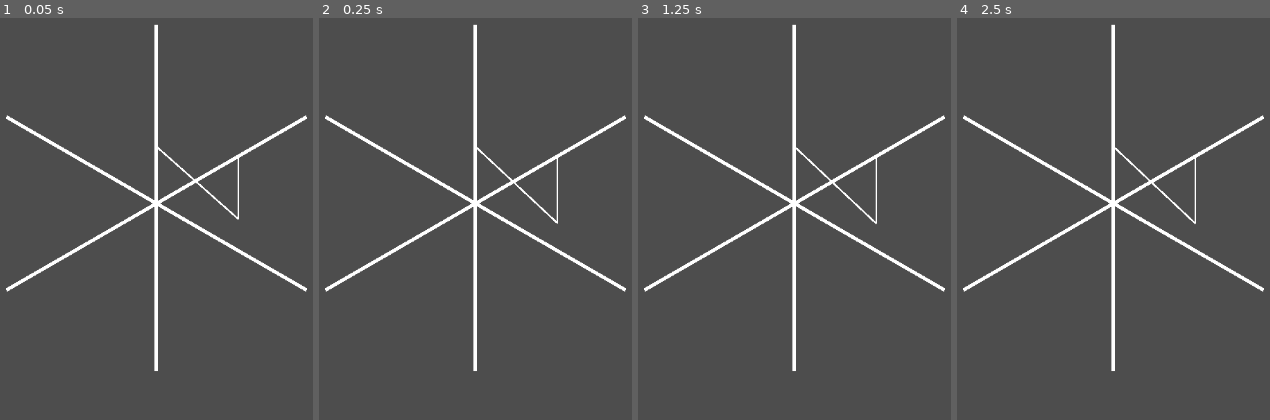
Above: before the commit, frames 1-4 (left to right).
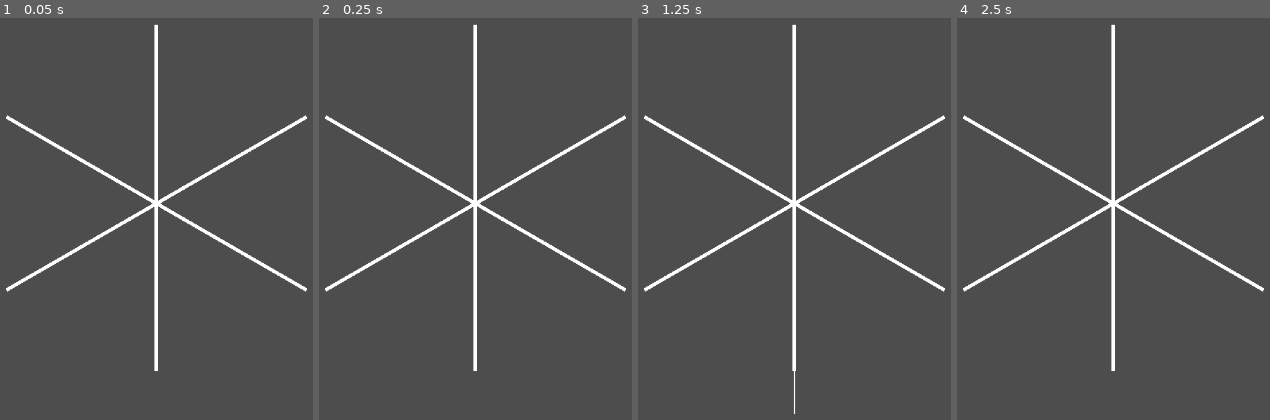
Above: after the commit, the same moments.

Repository: Ofir160/Itsy-Bitsy-Spider-Repository
Game: Godot game, scene res://Scenes/level_1.tscn
Same seed, same stepped clock (60 frames per second), same inputs: the game is played once before the commit and once after it.
Inputs:
- Up to frame 1 (0.05 s): no input
- Up to frame 2 (0.25 s): no input
- Up to frame 3 (1.25 s): no input
- Up to frame 4 (2.5 s): tap Enter at 2 s

The runs differ from the first frame. In frame 1, 0.3% of the frame differs, in the area x 50-77%, y 31-51%; in frame 2, 0.3%; in frame 3, 0.3%, in the area x 49-77%, y 32-99%; in frame 4, 0.3%.

Commit message:
Fixed the strings

Diff:
--- a/Scenes/level_1.tscn
+++ b/Scenes/level_1.tscn
@@ -1,11 +1,7 @@
-[gd_scene load_steps=5 format=3 uid="uid://d2smjd2mabxsc"]
+[gd_scene load_steps=3 format=3 uid="uid://d2smjd2mabxsc"]
 
 [ext_resource type="PackedScene" uid="uid://do3ooc0q0aq8m" path="res://Scenes/frame_thread.tscn" id="1_vk57k"]
 [ext_resource type="PackedScene" uid="uid://dcj0iui4jilgj" path="res://Scenes/thread.tscn" id="2_8ffim"]
-
-[sub_resource type="CircleShape2D" id="CircleShape2D_8ffim"]
-
-[sub_resource type="CircleShape2D" id="CircleShape2D_xfk5q"]
 
 [node name="Level 1" type="Node2D"]
 
@@ -27,18 +23,4 @@
 rotation = 2.0944
 points = PackedVector2Array(0, -250, 0, 250)
 
-[node name="StaticBody2D" type="StaticBody2D" parent="."]
-position = Vector2(118, -68)
-
-[node name="CollisionShape2D" type="CollisionShape2D" parent="StaticBody2D"]
-shape = SubResource("CircleShape2D_8ffim")
-
-[node name="StaticBody2D2" type="StaticBody2D" parent="."]
-position = Vector2(-1, -83)
-
-[node name="CollisionShape2D" type="CollisionShape2D" parent="StaticBody2D2"]
-shape = SubResource("CircleShape2D_xfk5q")
-
-[node name="thread" parent="." node_paths=PackedStringArray("NodeA", "NodeB") instance=ExtResource("2_8ffim")]
-NodeA = NodePath("../StaticBody2D")
-NodeB = NodePath("../StaticBody2D2")
+[node name="thread" parent="." instance=ExtResource("2_8ffim")]
--- a/Scenes/thread.tscn
+++ b/Scenes/thread.tscn
@@ -1,112 +1,125 @@
-[gd_scene load_steps=3 format=3 uid="uid://dcj0iui4jilgj"]
+[gd_scene load_steps=4 format=3 uid="uid://dcj0iui4jilgj"]
 
 [ext_resource type="Script" uid="uid://ecqo8o74xdty" path="res://Scripts/thread.gd" id="1_kjoau"]
 [ext_resource type="PackedScene" uid="uid://c6id13qu7pjt5" path="res://Scenes/thread_segment.tscn" id="2_jmrop"]
 
+[sub_resource type="CircleShape2D" id="CircleShape2D_jmrop"]
+
 [node name="thread" type="Line2D" node_paths=PackedStringArray("physics_bodies")]
-points = PackedVector2Array(0, 0, 0, 0, 0, 0, 0, 0, 0, 0, 0, 0, 0, 0, 0, 0, 0, 0, 0, 0, 0, 0, 0, 0)
+points = PackedVector2Array(0, 0, 0, 0, 0, 0, 0, 0, 0, 0, 0, 0, 0, 0, 0, 0, 0, 0, 0, 0, 0, 0)
 width = 2.5
 script = ExtResource("1_kjoau")
-physics_bodies = [NodePath("ThreadSegment"), NodePath("ThreadSegment2"), NodePath("ThreadSegment3"), NodePath("ThreadSegment4"), NodePath("ThreadSegment5"), NodePath("ThreadSegment6"), NodePath("ThreadSegment7"), NodePath("ThreadSegment8"), NodePath("ThreadSegment9"), NodePath("ThreadSegment10")]
+physics_bodies = [NodePath("NodeA"), NodePath("ThreadSegment"), NodePath("ThreadSegment2"), NodePath("ThreadSegment3"), NodePath("ThreadSegment4"), NodePath("ThreadSegment5"), NodePath("ThreadSegment6"), NodePath("ThreadSegment7"), NodePath("ThreadSegment8"), NodePath("ThreadSegment9"), NodePath("NodeB")]
+
+[node name="NodeA" type="StaticBody2D" parent="."]
+
+[node name="CollisionShape2D" type="CollisionShape2D" parent="NodeA"]
+shape = SubResource("CircleShape2D_jmrop")
+
+[node name="NodeB" type="StaticBody2D" parent="."]
+position = Vector2(0, 100)
+
+[node name="CollisionShape2D" type="CollisionShape2D" parent="NodeB"]
+shape = SubResource("CircleShape2D_jmrop")
 
 [node name="ThreadSegment" parent="." instance=ExtResource("2_jmrop")]
+position = Vector2(0, 10)
 collision_mask = 0
 
 [node name="ThreadSegment2" parent="." instance=ExtResource("2_jmrop")]
-position = Vector2(0, 10)
+position = Vector2(0, 20)
 collision_mask = 0
 
 [node name="ThreadSegment3" parent="." instance=ExtResource("2_jmrop")]
-position = Vector2(0, 20)
+position = Vector2(0, 30)
 collision_mask = 0
 
 [node name="ThreadSegment4" parent="." instance=ExtResource("2_jmrop")]
-position = Vector2(0, 30)
+position = Vector2(0, 40)
 collision_mask = 0
 
 [node name="ThreadSegment5" parent="." instance=ExtResource("2_jmrop")]
-position = Vector2(0, 40)
+position = Vector2(0, 50)
 collision_mask = 0
 
 [node name="ThreadSegment6" parent="." instance=ExtResource("2_jmrop")]
-position = Vector2(0, 50)
+position = Vector2(0, 60)
 collision_mask = 0
 
 [node name="ThreadSegment7" parent="." instance=ExtResource("2_jmrop")]
-position = Vector2(0, 60)
+position = Vector2(0, 70)
 collision_mask = 0
 
 [node name="ThreadSegment8" parent="." instance=ExtResource("2_jmrop")]
-position = Vector2(0, 70)
+position = Vector2(0, 80)
 collision_mask = 0
 
 [node name="ThreadSegment9" parent="." instance=ExtResource("2_jmrop")]
-position = Vector2(0, 80)
-collision_mask = 0
-
-[node name="ThreadSegment10" parent="." instance=ExtResource("2_jmrop")]
 position = Vector2(0, 90)
 collision_mask = 0
 
 [node name="PinJoint2D" type="PinJoint2D" parent="."]
+position = Vector2(0, 5)
+node_a = NodePath("../NodeA")
 node_b = NodePath("../ThreadSegment")
-softness = 1.0
+softness = 10.0
 
 [node name="PinJoint2D2" type="PinJoint2D" parent="."]
-position = Vector2(0, 10)
+position = Vector2(0, 15)
 node_a = NodePath("../ThreadSegment")
 node_b = NodePath("../ThreadSegment2")
-softness = 1.0
+softness = 10.0
 
 [node name="PinJoint2D3" type="PinJoint2D" parent="."]
-position = Vector2(0, 20)
+position = Vector2(0, 25)
 node_a = NodePath("../ThreadSegment2")
 node_b = NodePath("../ThreadSegment3")
-softness = 1.0
+softness = 10.0
 
 [node name="PinJoint2D4" type="PinJoint2D" parent="."]
-position = Vector2(0, 30)
+position = Vector2(0, 35)
 node_a = NodePath("../ThreadSegment3")
 node_b = NodePath("../ThreadSegment4")
-softness = 1.0
+softness = 10.0
 
 [node name="PinJoint2D5" type="PinJoint2D" parent="."]
-position = Vector2(0, 40)
+position = Vector2(0, 45)
 node_a = NodePath("../ThreadSegment4")
 node_b = NodePath("../ThreadSegment5")
-softness = 1.0
+softness = 10.0
 
 [node name="PinJoint2D6" type="PinJoint2D" parent="."]
-position = Vector2(0, 50)
+position = Vector2(0, 55)
 node_a = NodePath("../ThreadSegment5")
 node_b = NodePath("../ThreadSegment6")
-softness = 1.0
+softness = 10.0
 
 [node name="PinJoint2D7" type="PinJoint2D" parent="."]
-position = Vector2(0, 60)
+position = Vector2(0, 65)
 node_a = NodePath("../ThreadSegment6")
 node_b = NodePath("../ThreadSegment7")
-softness = 1.0
+softness = 10.0
 
 [node name="PinJoint2D8" type="PinJoint2D" parent="."]
-position = Vector2(0, 70)
+position = Vector2(0, 75)
 node_a = NodePath("../ThreadSegment7")
 node_b = NodePath("../ThreadSegment8")
-softness = 1.0
+softness = 10.0
 
 [node name="PinJoint2D9" type="PinJoint2D" parent="."]
-position = Vector2(0, 80)
+position = Vector2(0, 85)
 node_a = NodePath("../ThreadSegment8")
 node_b = NodePath("../ThreadSegment9")
-softness = 1.0
+softness = 10.0
 
 [node name="PinJoint2D10" type="PinJoint2D" parent="."]
-position = Vector2(0, 90)
+position = Vector2(0, 95)
 node_a = NodePath("../ThreadSegment9")
-node_b = NodePath("../ThreadSegment10")
-softness = 1.0
+node_b = NodePath("../NodeB")
+softness = 10.0
 
 [node name="PinJoint2D11" type="PinJoint2D" parent="."]
 position = Vector2(0, 100)
-node_a = NodePath("../ThreadSegment10")
-softness = 1.0
+node_a = NodePath("../ThreadSegment9")
+node_b = NodePath("../NodeB")
+softness = 10.0
--- a/Scripts/thread.gd
+++ b/Scripts/thread.gd
@@ -1,29 +1,12 @@
 extends Line2D
 
-@export var NodeA : PhysicsBody2D
-@export var NodeB : PhysicsBody2D
-
-@onready var thread_segment: RigidBody2D = $ThreadSegment
-@onready var thread_segment_10: RigidBody2D = $ThreadSegment10
-
-@onready var pin_joint_2d: PinJoint2D = $PinJoint2D
-@onready var pin_joint_2d_11: PinJoint2D = $PinJoint2D11
-
-@export var physics_bodies : Array[RigidBody2D] = []
+@export var physics_bodies : Array[PhysicsBody2D] = []
 
 func _ready() -> void:
-	pin_joint_2d.node_a = NodeA.get_path()
-	pin_joint_2d_11.node_b = NodeB.get_path()
-	points[0].x = NodeA.global_position.x
-	points[0].y = NodeA.global_position.y
-	points[11].x = NodeB.global_position.x
-	points[11].y = NodeB.global_position.y
+	pass
 
 func _physics_process(delta: float) -> void:
-
-	print(physics_bodies[0].linear_velocity)
-	for i in range(0, 10):
+	for i in range(0, 11):
 		var body = physics_bodies[i]
-		points[i + 1].x = body.global_position.x + NodeA.position.x
-		#print(body.linear_velocity)
-		points[i + 1].y = body.global_position.y + NodeA.position.y
+		points[i].x = body.position.x
+		points[i].y = body.position.y
